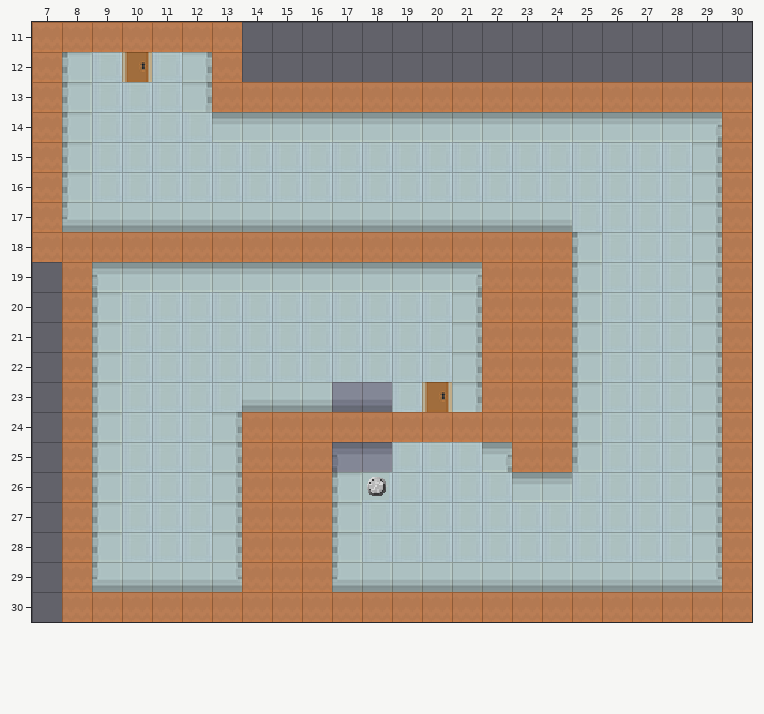
Tiled map: map/map.tmx. This is how it looked before the edit.
Cells are 20x20 px. Shown: x 7..30, y 11..30.
Now the later version:
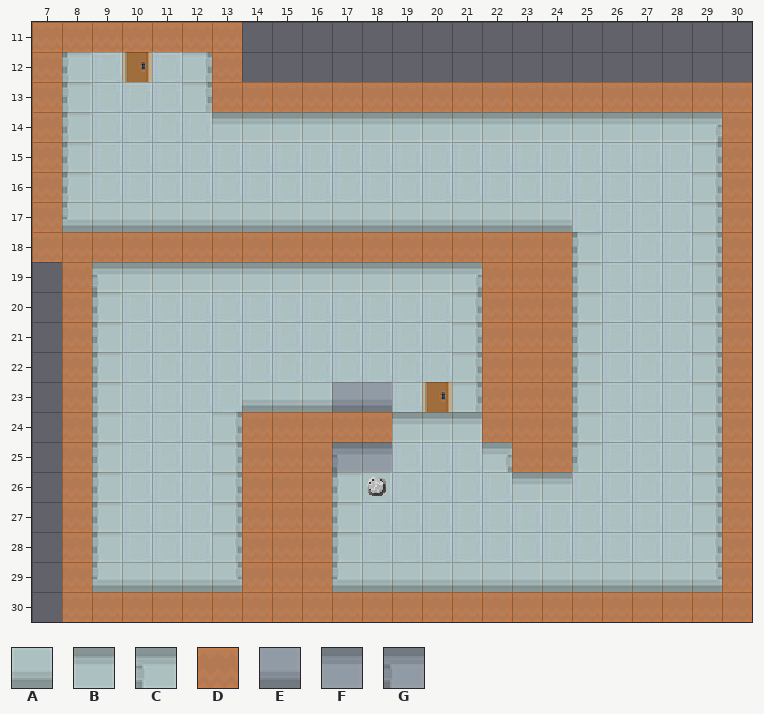
Key: from "map": A 16 "4", B 16 flipped up-down "4", C 17 flipped up-down "5", D 22 "col", E 29 "7", F 29 flipped up-down "7", G 31 flipped up-down "8".
_ is an empty cell.
Tiles replaced or removed in this view: D, E, F, G.
Tiles of an added or newly shown layer are drawn over the layers below it.
See-through tiles are keyed as they look on the map.
Change:
Changed rows in their new state; . is an unchanged cell.
Layer "walls":
first column x 17:
23 AA
25 CB
Layer "door_collision":
first column x 19:
24 BBB
Layer "astral" (added):
first column x 17:
23 EE
25 GF
Changed places in both pictures, as pixel boxes (x1, y1, x2, y2):
changed: (332, 382, 482, 472)
